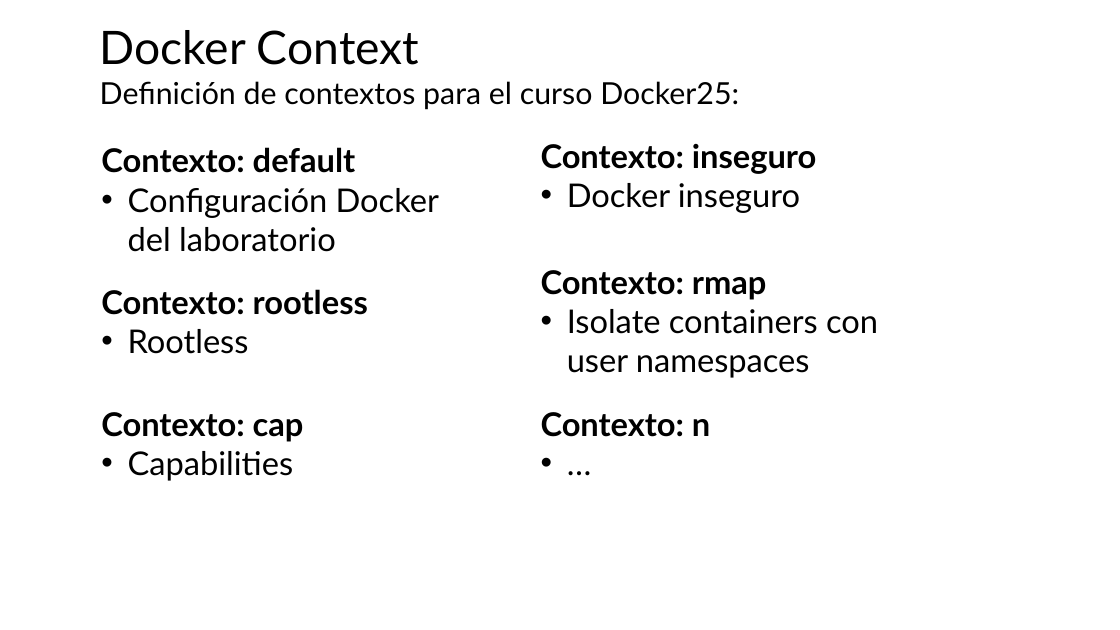
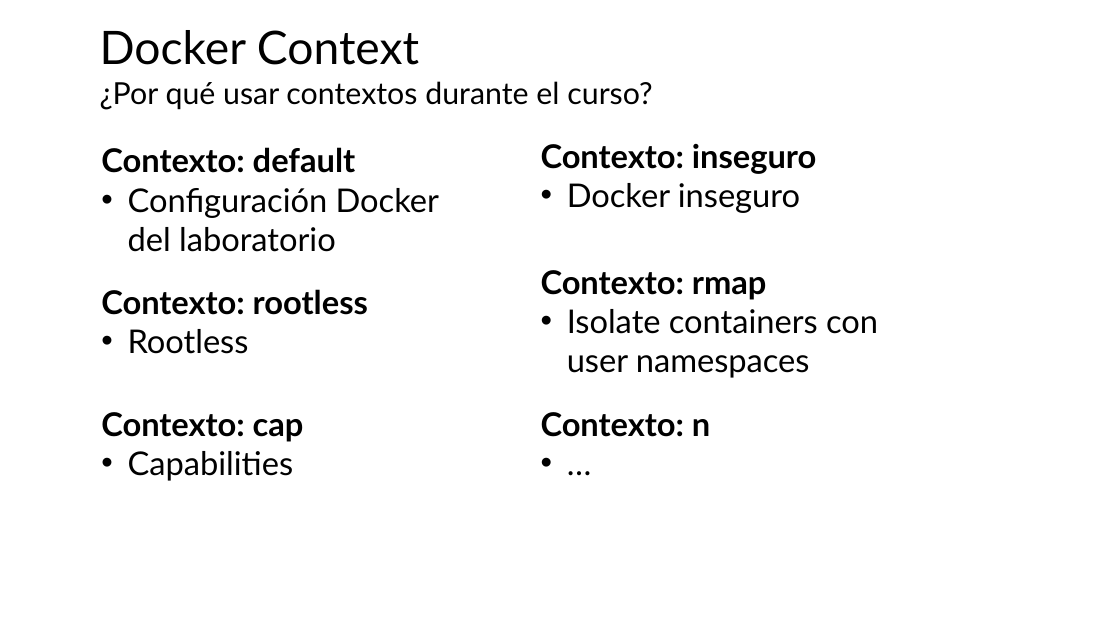
Before and after one commit to jpaniorte/docker25, a slide deck: slide 5 of ppt/3_Dockerfile.pptx. Drawn at 1120x630 pixels with LibreOffice and Linux fonts; fonts in the diff are those of the drawing. Boxes give left, top, right and bottom in pixels: in the first picture for what was removed or moved away, otherwise in the second. Text is boxed around its words. In the diff, an @@ line names an element or a change of style, - is before the commit and + after.

```diff
--- a/ppt/3_Dockerfile.pptx
+++ b/ppt/3_Dockerfile.pptx
@@ text at (100, 81, 652, 110): text changed @@
-Definición de contextos para el curso Docker25:
+¿Por qué usar contextos durante el curso?
```
Also in this commit, not shown: 6 other slides changed, 5 slides added, 3 slides removed, 1 other file.
